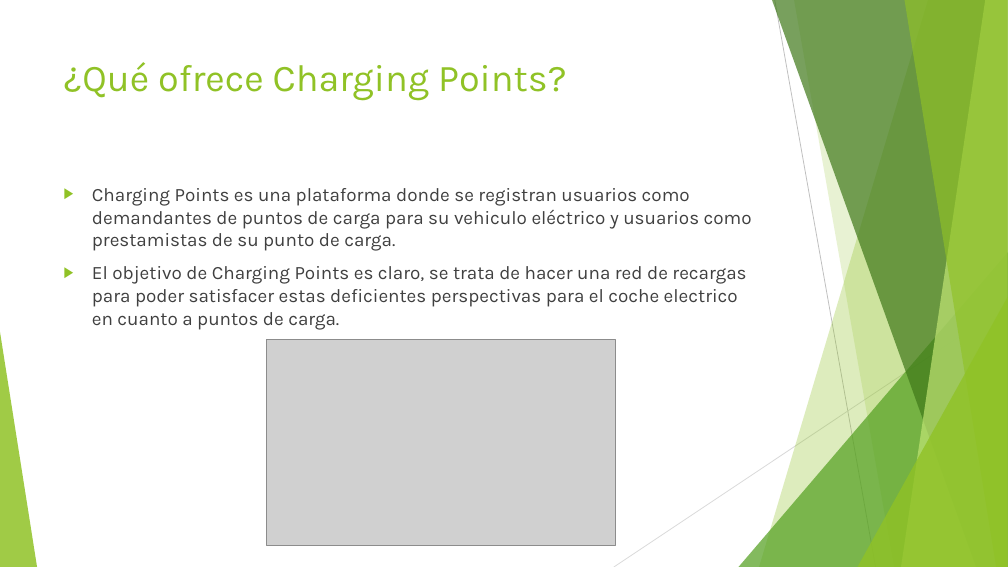
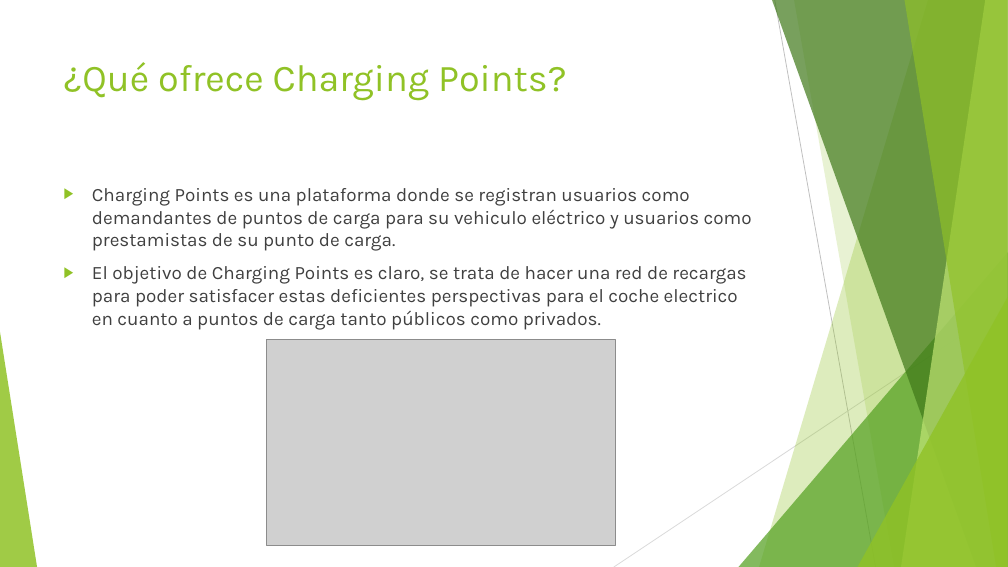
Before and after one commit to JMTE/ChargingPoints, a slide deck: slide 5 of Presentación_PPT_25_05_2022/CHARGING POINTS.pptx. Drawn at 1008x567 pixels with LibreOffice and Linux fonts; fonts in the diff are those of the drawing; grey boxes stand for pictures. Boxes give left, top, right and bottom in pixels: in the first picture for what was removed or moved away, otherwise in the second. Text is boxed around its words. In the diff, an @@ line names an element or a change of style, - is before the commit and + after.

```diff
--- a/Presentación_PPT_25_05_2022/CHARGING POINTS.pptx
+++ b/Presentación_PPT_25_05_2022/CHARGING POINTS.pptx
@@ text at <box>92,266,746,330</box>: text changed @@
-▶ El objetivo de Charging Points es claro, se trata de hacer una red de recargas para poder satisfacer estas deficientes perspectivas para el coche electrico en cuanto a puntos de carga.
+▶ El objetivo de Charging Points es claro, se trata de hacer una red de recargas para poder satisfacer estas deficientes perspectivas para el coche electrico en cuanto a puntos de carga tanto públicos como privados.
```
Also in this commit, not shown: 2 slides added.
